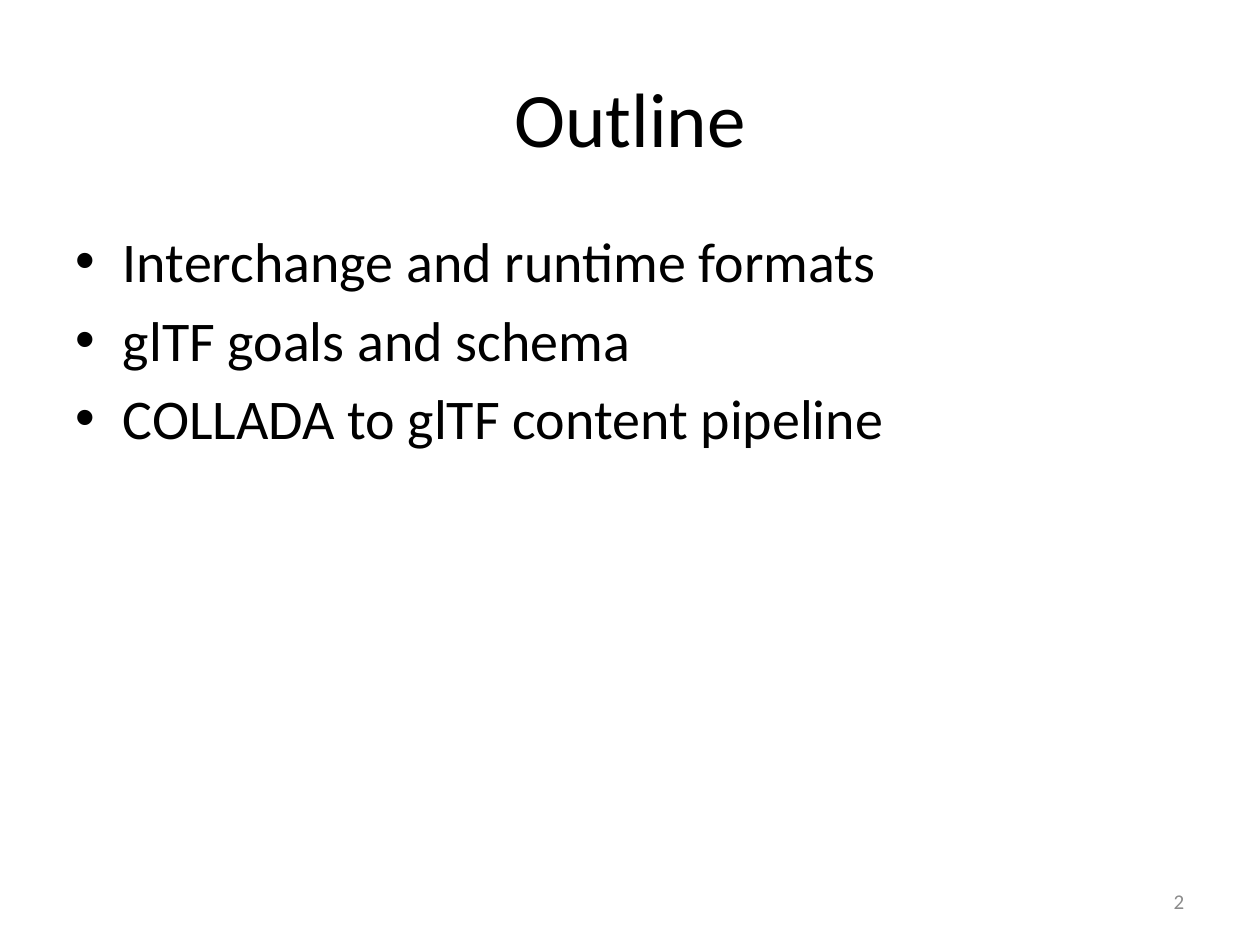
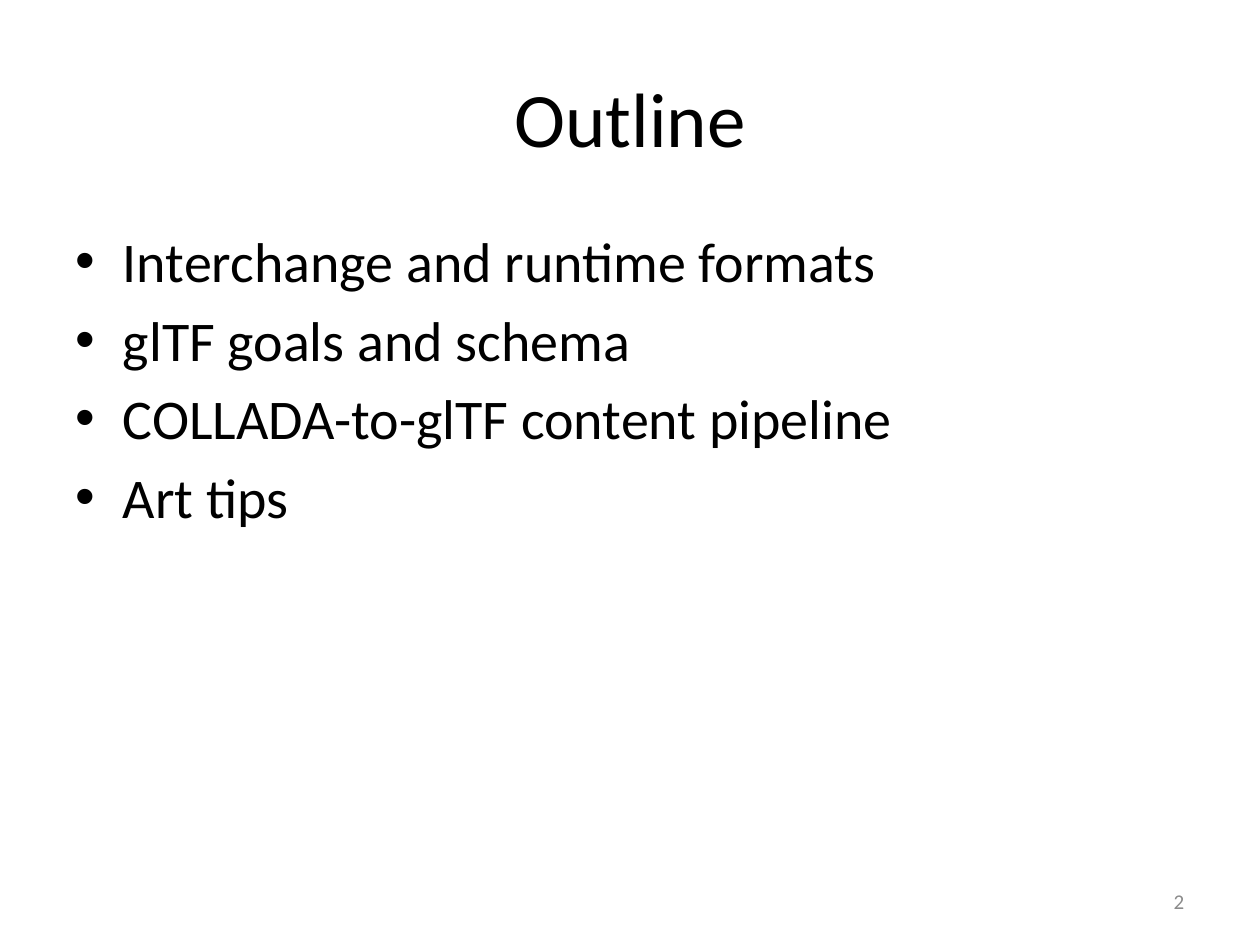
Before and after one commit to pjcozzi/Articles, a slide deck: slide 2 of WebGLContentPipeline/WebGLContentPipelineWithglTF.pptx. Drawn at 1260x945 pixels with LibreOffice and Linux fonts; fonts in the diff are those of the drawing. Boxes give left, top, right and bottom in pixels: in the first picture for what was removed or moved away, otherwise in the second. Text is boxed around its words. In the diff, an @@ line names an element or a change of style, - is before the commit and + after.

```diff
--- a/WebGLContentPipeline/WebGLContentPipelineWithglTF.pptx
+++ b/WebGLContentPipeline/WebGLContentPipelineWithglTF.pptx
@@ text at [123,400,891,527]: text changed @@
-• COLLADA to glTF content pipeline
+• COLLADA-to-glTF content pipeline
+• Art tips
```
Also in this commit, not shown: 7 other slides changed, 1 slide added, 11 slides removed.
